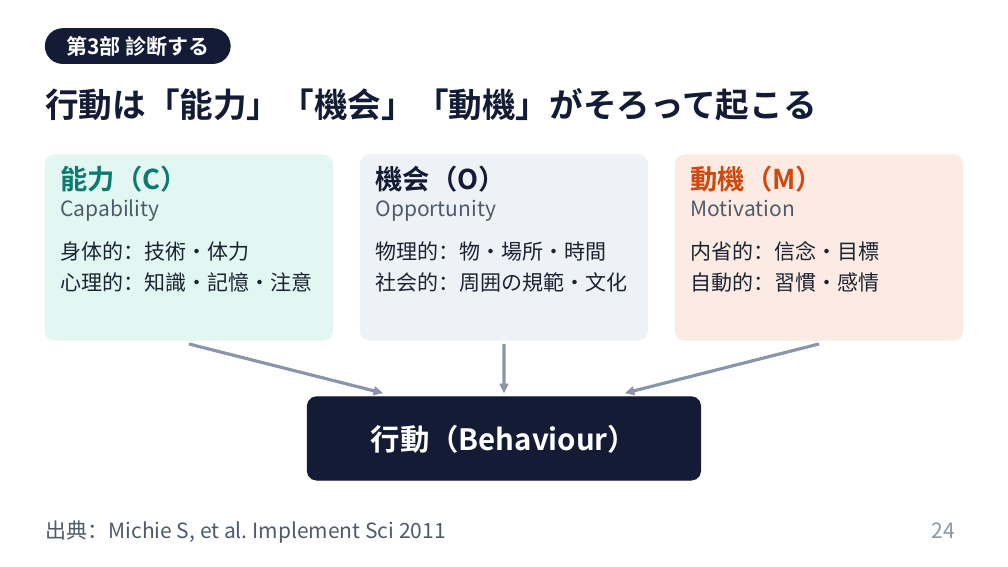
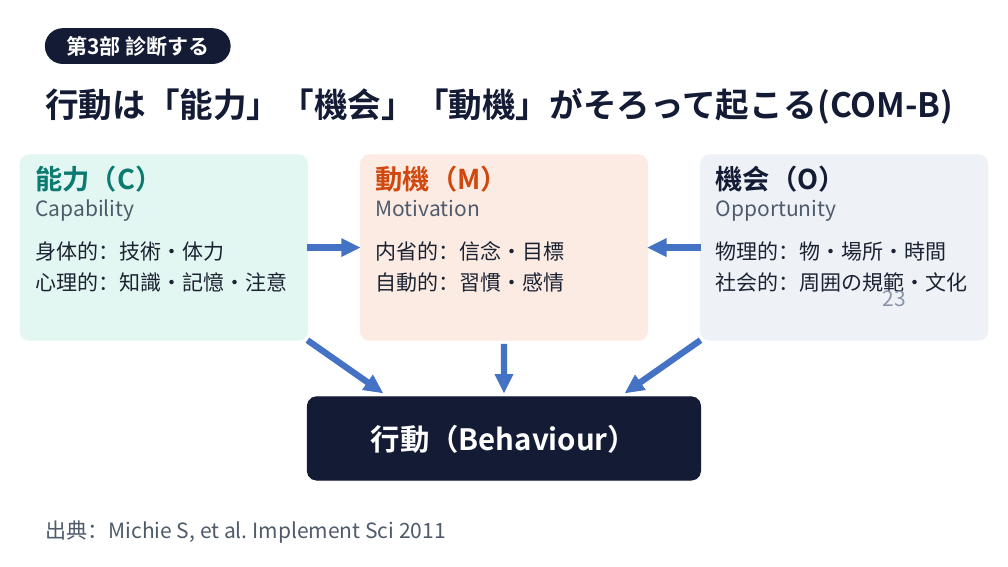
Before and after one commit to nsuzuki88-bit/my-web, a slide deck: slide 23 of lectures/behavioral-science-invisible-enemy/行動科学は感染対策の見えない敵を可視化する.pptx (slide 24 before the commit). Drawn at 1008x567 pixels with LibreOffice and Linux fonts; fonts in the diff are those of the drawing. Boxes give left, top, right and bottom in pixels: in the first picture for what was removed or moved away, otherwise in the second. Text is boxed around its words. In the diff, an @@ line names an element or a change of style, - is before the commit and + after.

```diff
--- a/lectures/behavioral-science-invisible-enemy/行動科学は感染対策の見えない敵を可視化する.pptx
+++ b/lectures/behavioral-science-invisible-enemy/行動科学は感染対策の見えない敵を可視化する.pptx
@@ text at box(45, 88, 953, 124): text changed @@
-行動は「能力」「機会」「動機」がそろって起こる
+行動は「能力」「機会」「動機」がそろって起こる(COM-B)
@@ 2 texts, 1 rounded rectangle: place and size @@
-2 texts, 1 rounded rectangle at box(45, 155, 333, 340)
+2 texts, 1 rounded rectangle at box(20, 155, 308, 340)
@@ 2 texts, 1 rounded rectangle: place and size @@
-2 texts, 1 rounded rectangle at box(675, 155, 963, 340)
+2 texts, 1 rounded rectangle at box(361, 155, 648, 340)
@@ 2 texts, 1 rounded rectangle: place and size @@
-2 texts, 1 rounded rectangle at box(361, 155, 648, 340)
+2 texts, 1 rounded rectangle at box(701, 155, 988, 340)
@@ arrow added from (308, 247) to (361, 247), #4472C4 6 pt @@
@@ arrow added from (701, 247) to (648, 247), #4472C4 6 pt @@
@@ page number added at box(883, 285, 906, 306), 20 pt, text #8A96A8 @@
+23
@@ arrow moved from (189, 344) - (383, 393) to (308, 340) - (383, 393) @@
@@ arrow (308, 340) - (383, 393): stroke #8A96A8 3 pt to #4472C4 6 pt @@
@@ arrow (504, 344) - (504, 393): stroke #8A96A8 3 pt to #4472C4 6 pt @@
@@ arrow moved from (819, 344) - (625, 393) to (701, 340) - (625, 393) @@
@@ arrow (701, 340) - (625, 393): stroke #8A96A8 3 pt to #4472C4 6 pt @@
@@ page number removed at box(932, 522, 955, 538) @@
-24
```
Also in this commit, not shown: 17 other slides changed, 5 slides added, 6 slides removed, 6 other files.
